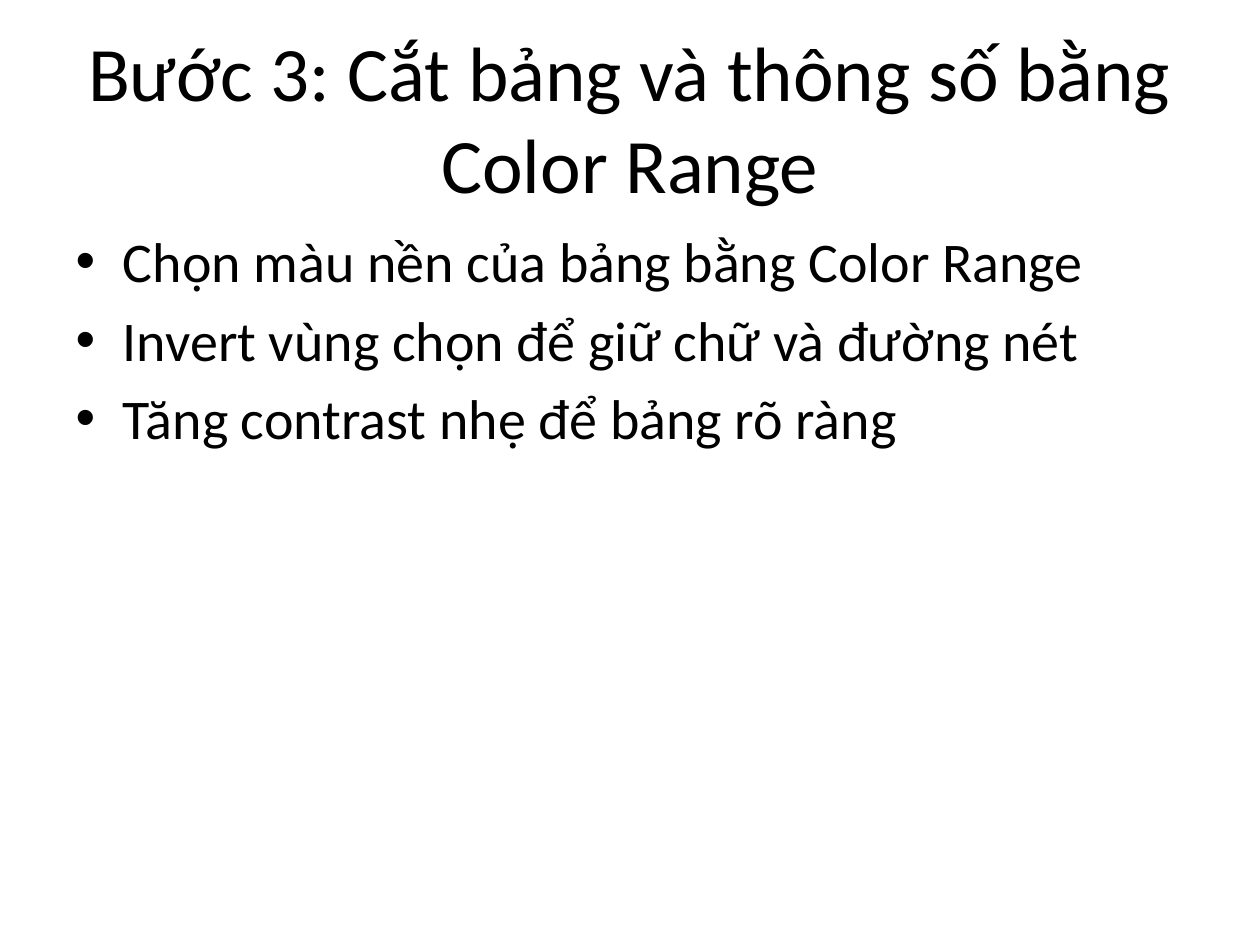
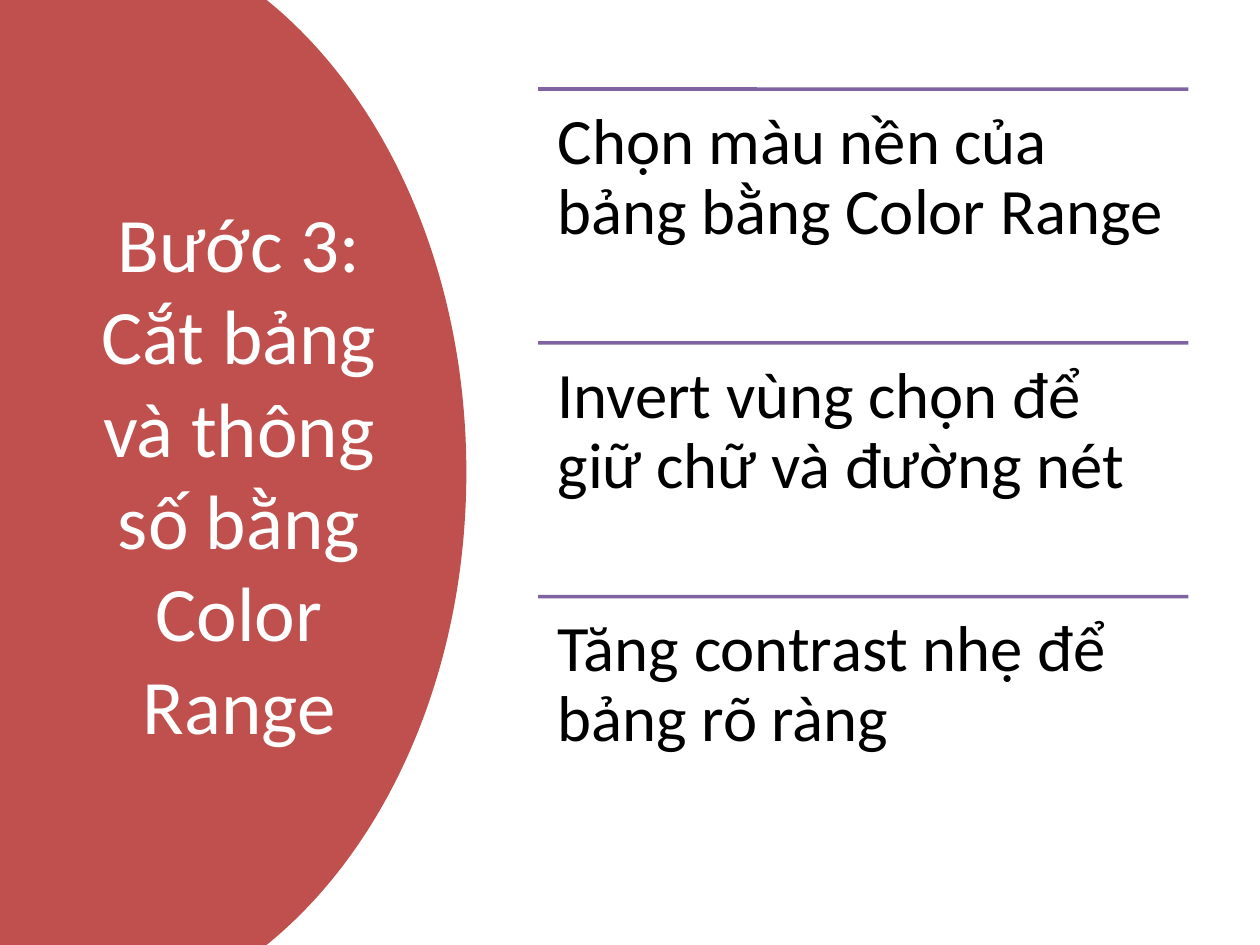
Before and after one commit to SokKimThanh/Yas-upload-hinh, a slide deck: slide 5 of Linh Kiện Khuôn Ép Nhựa/33-tapered-pin-set-standard-installation-type-suj2/yas-tek-full-ky-nang-upload-sp.pptx. Drawn at 1260x945 pixels with LibreOffice and Linux fonts; fonts in the diff are those of the drawing. Boxes give left, top, right and bottom in pixels: in the first picture for what was removed or moved away, otherwise in the second. Text is boxed around its words. In the diff, an @@ line names an element or a change of style, - is before the commit and + after.

```diff
--- a/Linh Kiện Khuôn Ép Nhựa/33-tapered-pin-set-standard-installation-type-suj2/yas-tek-full-ky-nang-upload-sp.pptx
+++ b/Linh Kiện Khuôn Ép Nhựa/33-tapered-pin-set-standard-installation-type-suj2/yas-tek-full-ky-nang-upload-sp.pptx
@@ freeform shape added at (x1=0, y1=0, x2=466, y2=945), fill #C0504D @@
@@ title "Bước 3: Cắt bảng và ..." moved from (x1=88, y1=39, x2=1170, y2=207) to (x1=102, y1=219, x2=376, y2=747) @@
@@ title "Bước 3: Cắt bảng và ..." at (x1=102, y1=219, x2=376, y2=747): text colour #000000 to #FFFFFF @@
@@ text removed at (x1=123, y1=237, x2=1082, y2=449) @@
-• Chọn màu nền của bảng bằng Color Range
-• Invert vùng chọn để giữ chữ và đường nét
-• Tăng contrast nhẹ để bảng rõ ràng
@@ group added at (x1=538, y1=89, x2=1188, y2=752): 3 lines, 3 texts @@
+Chọn màu nền của bảng bằng Color Range
+Invert vùng chọn để giữ chữ và đường nét
+Tăng contrast nhẹ để bảng rõ ràng
```
Also in this commit, not shown: 7 other slides changed, 2 other files.
